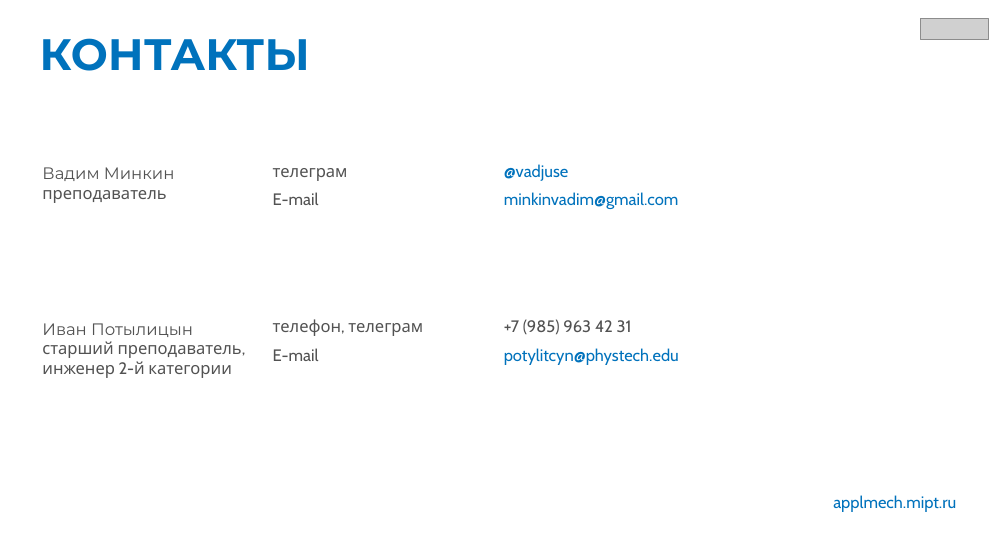
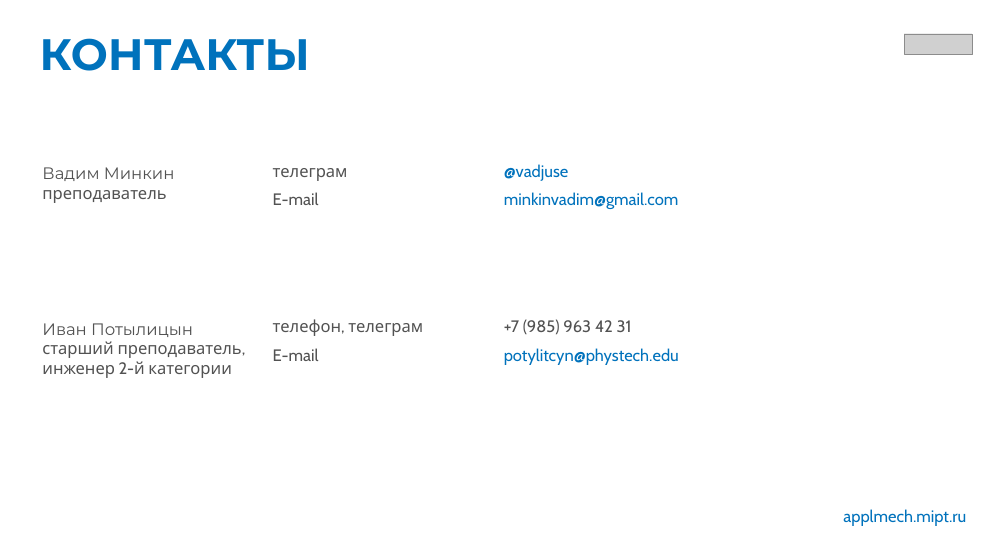
Before and after one commit to mershavka/get, a slide deck: slide 13 of cover.pptx (slide 10 before the commit). Drawn at 1008x559 pixels with LibreOffice and Linux fonts; fonts in the diff are those of the drawing; grey boxes stand for pictures. Boxes give left, top, right and bottom in pixels: in the first picture for what was removed or moved away, otherwise in the second. Text is boxed around its words. In the diff, an @@ line names an element or a change of style, - is before the commit and + after.

```diff
--- a/cover.pptx
+++ b/cover.pptx
@@ picture: place and size @@
-picture at (920, 18, 988, 39)
+picture at (904, 34, 972, 54)
@@ text "applmech.mipt.ru": place and size @@
-text "applmech.mipt.ru" at (833, 495, 956, 512)
+text "applmech.mipt.ru" at (843, 509, 966, 526)
```
Also in this commit, not shown: 1 other slide changed, 13 slides added.
